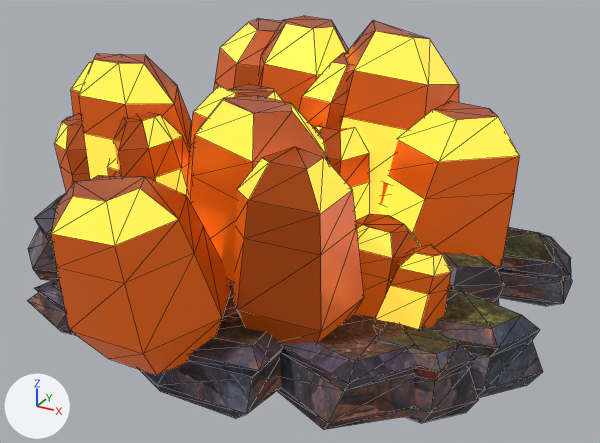
An edit to the glTF model FrontierCorp/art/designed/native_copper.glb, drawn before and after from the same camera.
Both versions are drawn from a 50 mm lens placed at (1.41, -2.45, 1.47), pointed at (0.11, -0.1, 0.29). Every picture has the same lights, and +X, +Y and +Z are marked at lower left. The older version comes first. Mesh edges are drawn as thin lines.

The first picture shows 'native_copper'.
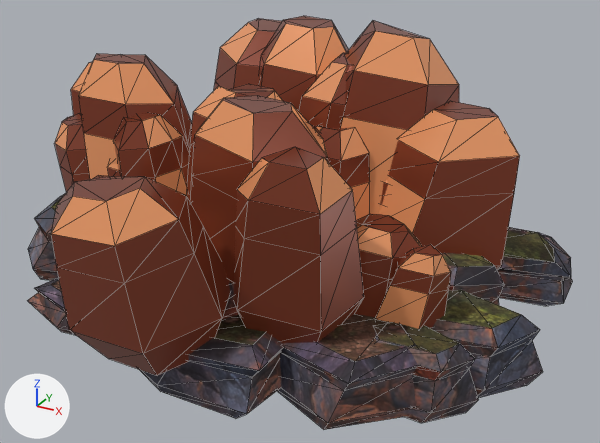
Location of each change, (x1, y1, x2, y2) in pixels of the pictures (600 x 443 px):
'native_copper', recoloured (darker)
    both: (48, 16, 520, 388)

Diff of the bpy script that builds the scene:
```diff
--- a/FrontierCorp/art/designed/native_copper.glb.py
+++ b/FrontierCorp/art/designed/native_copper.glb.py
@@ mat_native_copper_matrix @@
 mat_native_copper_matrix = principled_material('native_copper matrix')
-mat_native_copper_matrix.base_color = (0.392, 0.063, 0.00303)  # brown #a8470a
+mat_native_copper_matrix.base_color = (0.19, 0.0399, 0.0179)  # brown #793824
 mat_native_copper_matrix.metallic = 0.38
 mat_native_copper_matrix.roughness = 0.28
-mat_native_copper_matrix.emission_color = (0.0979, 0.0158, 0.000759)  # brown #582203
+mat_native_copper_matrix.emission_color = (0.0229, 0.00479, 0.00215)  # black #2a0f07
 mat_native_copper_matrix.emission_strength = 1.0
@@ mat_native_copper_crystal_faces @@
 mat_native_copper_crystal_faces = principled_material('native_copper crystal faces')
-mat_native_copper_crystal_faces.base_color = (0.392, 0.063, 0.00303)  # brown #a8470a
+mat_native_copper_crystal_faces.base_color = (0.19, 0.0399, 0.0179)  # brown #793824
 mat_native_copper_crystal_faces.metallic = 0.3
 mat_native_copper_crystal_faces.roughness = 0.32
-mat_native_copper_crystal_faces.emission_color = (0.266, 0.0428, 0.00206)  # brown #8d3a07
+mat_native_copper_crystal_faces.emission_color = (0.0229, 0.00479, 0.00215)  # black #2a0f07
 mat_native_copper_crystal_faces.emission_strength = 1.0
@@ mat_native_copper_luminous_core @@
 mat_native_copper_luminous_core = principled_material('native_copper luminous core')
-mat_native_copper_luminous_core.base_color = (1.0, 0.434, 0.0437)  # orange #ffb03b
+mat_native_copper_luminous_core.base_color = (0.701, 0.276, 0.117)  # orange #da8f60
 mat_native_copper_luminous_core.metallic = 0.16
 mat_native_copper_luminous_core.roughness = 0.22
-mat_native_copper_luminous_core.emission_color = (1.0, 0.434, 0.0437)  # orange #ffb03b
+mat_native_copper_luminous_core.emission_color = (0.0841, 0.0331, 0.014)  # brown #52331f
 mat_native_copper_luminous_core.emission_strength = 1.35
```
